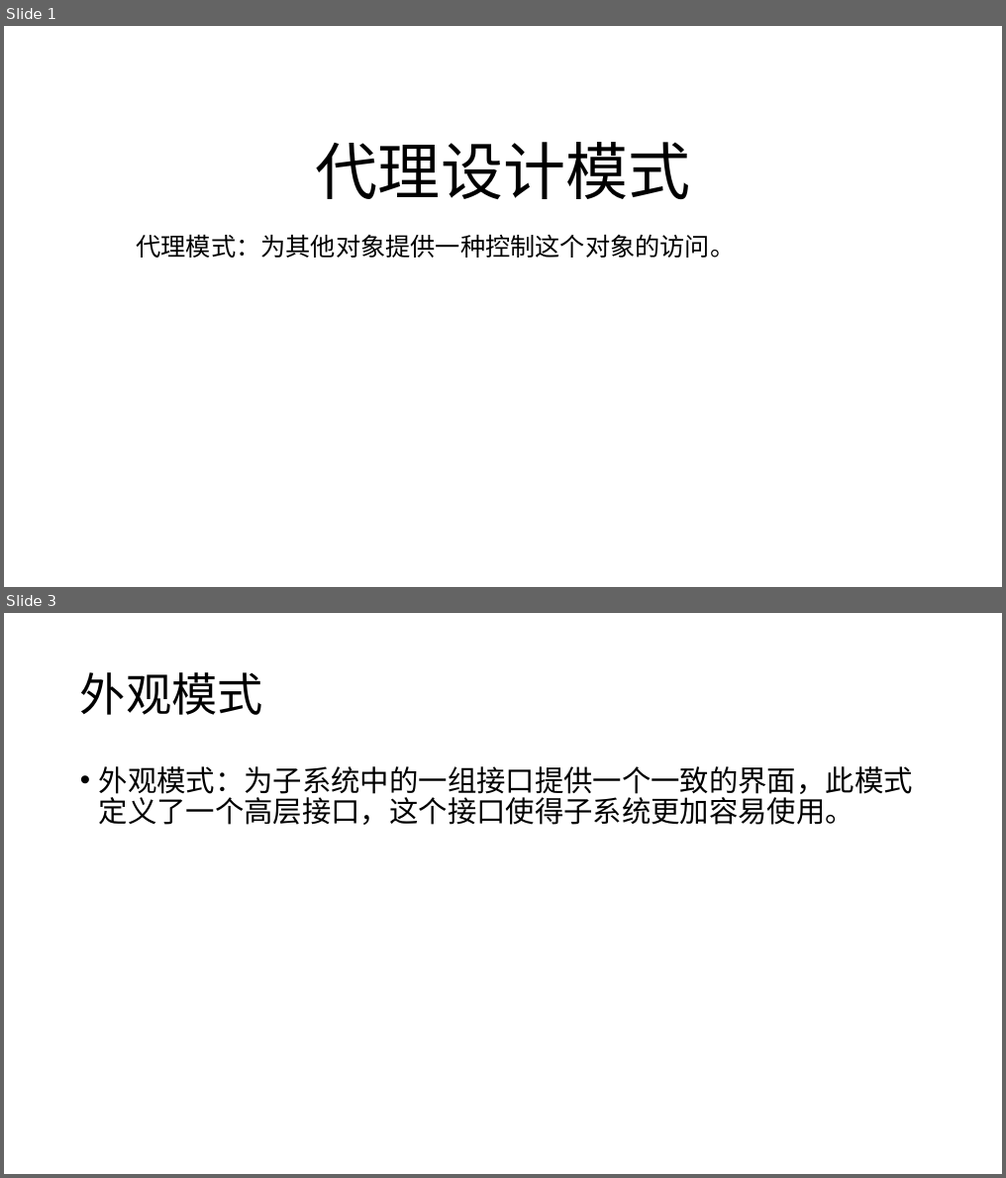
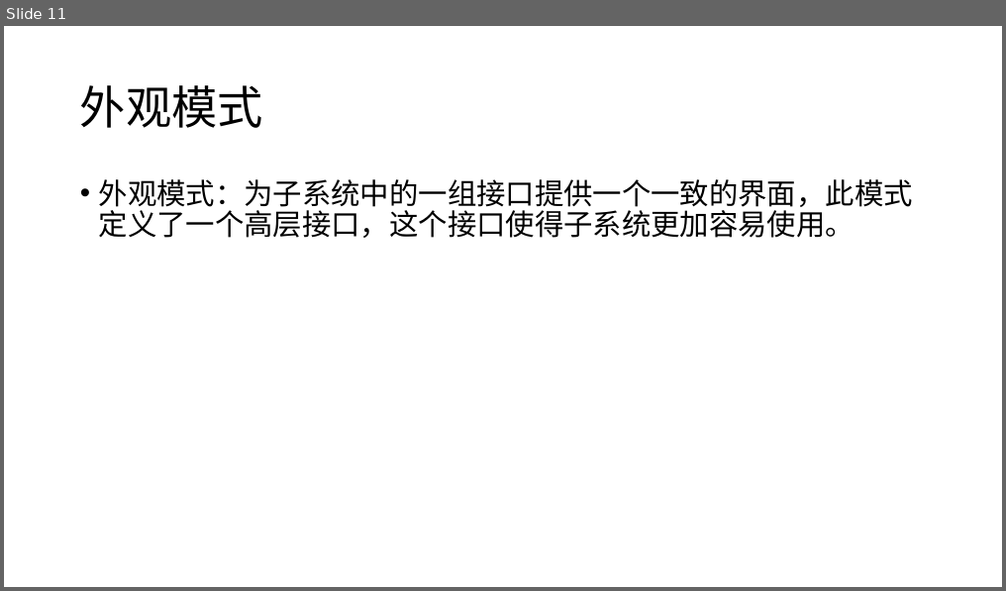
Before and after one commit to CYZZ/shejimoshi, a slide deck: 0329分享会资料/设计模式0328.pptx. Shown one above the other, each under a label of ours: slides 1 and 3 before the commit, slide 11 after it; the slides between them are not shown. The pictures are 1006x1178 and 1006x591 pixels, drawn with LibreOffice and Linux fonts; fonts in the diff are those of the drawing. Boxes give left, top, right and bottom in pixels: in the first picture for what was removed or moved away, otherwise in the second. Text is boxed around its words. In the diff, an @@ line names an element or a change of style, - is before the commit and + after.

Commit message:
feat：更新ppt添加备忘录模式

```diff
--- a/0329分享会资料/设计模式0328.pptx
+++ b/0329分享会资料/设计模式0328.pptx
@@ slide 1 removed at <box>4,26,1002,587</box>, background #FFFFFF @@
@@ title removed at <box>316,142,690,199</box> @@
-代理设计模式
@@ subtitle removed at <box>137,234,736,258</box> @@
-代理模式：为其他对象提供一种控制这个对象的访问。
@@ what was slide 3 is now slide 11 @@
```
Also in this commit, not shown: 10 slides added, 1 other slide removed, 1 other file.
